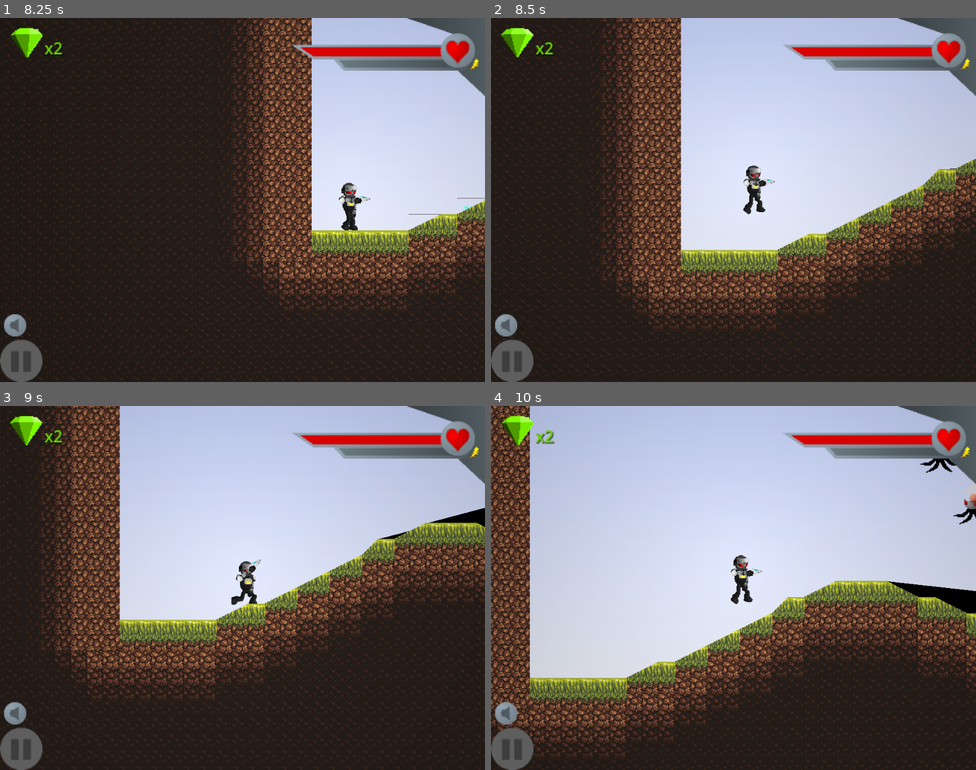
Above: before the commit, frames 1-4 (two rows, left to right).
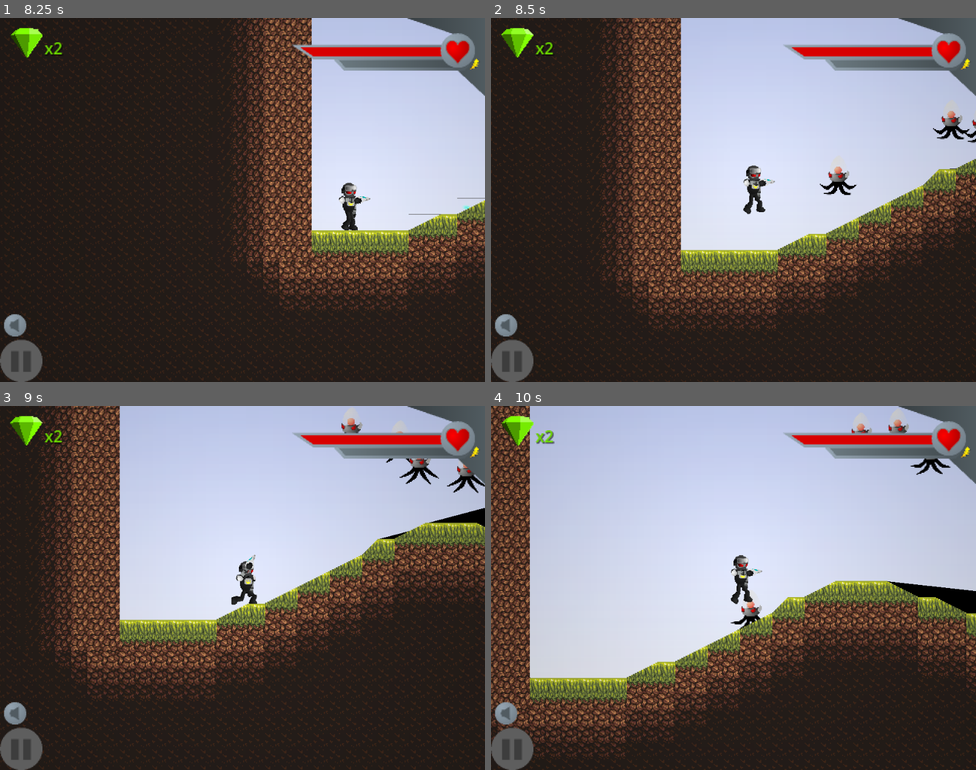
Above: after the commit, the same moments.

Repository: HMI-Studios/Skylands-WFA
Game: Godot game, scene res://ui/Intro.tscn
The game is run twice, just before and just after one commit, with the same random seed, the same clock (stepped at 60 frames per second) and the same inputs. Sound files missing from this copy of the repository are replaced by a short silence.
Inputs (mouse positions are in pixels of both pictures, inside the frame that each line leads up to):
- Up to frame 1 (8.25 s): move the mouse to (349, 181) at 0.52 s; hold C (scope) 0.53-1.28 s; hold Right (move_right) 0.53-2.03 s; click (349, 181) at 0.67 s; tap Up (jump) at 0.77, 1.52, 3.02, 4.52, 5.27, 6.77, 7.52 s; move the mouse to (145, 218) at 1.27 s; tap X (shoot) at 1.35, 5.1, 8.1 s; tap Enter at 2 s; move the mouse to (291, 119) at 2.02 s; hold Left (move_left) 2.03-2.78 s; hold Down (sneak) 2.03-2.78 s; move the mouse to (218, 272) at 2.77 s; hold Right (move_right) 2.78-3.5 s; tap Space (space) at 2.85, 6.6 s; click (218, 272) at 2.92 s; click "New Game" at 3.5 s; move the mouse to (388, 254) at 4.27 s; hold Right (move_right) 4.28-5.03 s; hold C (scope) 4.28-5.03 s; move the mouse to (97, 145) at 5.02 s; hold Left (move_left) 5.03-5.78 s; move the mouse to (266, 200) at 5.77 s; hold Right (move_right) 5.78-6.53 s; hold Down (sneak) 5.78-6.53 s; click (266, 200) at 5.92 s; move the mouse to (169, 109) at 6.52 s; hold Left (move_left) 6.53-8.03 s; move the mouse to (349, 181) at 7.27 s; hold C (scope) 7.28-8.03 s; move the mouse to (145, 218) at 8.02 s; hold Right (move_right) from 8.03 s (still down); click (145, 218) at 8.17 s
- Up to frame 2 (8.5 s): keep holding Right (move_right); tap Up (jump) at 8.27 s
- Up to frame 3 (9 s): keep holding Right (move_right); move the mouse to (291, 507) at 8.77 s; hold Down (sneak) from 8.78 s (still down)
- Up to frame 4 (10 s): keep holding Right (move_right); move the mouse to (709, 660) at 9.52 s; release Down (sneak) at 9.53 s; tap Space (space) at 9.6 s; tap Up (jump) at 9.77 s

Frame 1 is identical in both runs. In frame 2, 0.6% of the frame differs, in the area x 67-100%, y 25-49%; in frame 3, 0.7%; in frame 4, 0.7%, in the area x 49-100%, y 3-62%.

Commit message:
squidlet will attack you

Diff:
--- a/project/scripts/entities/Squidlet.gd
+++ b/project/scripts/entities/Squidlet.gd
@@ -2,11 +2,12 @@
 
 
 var evade_target = null
+var attack_cooldown = 1
+var BASE_SPEED = randf_range(20, 30)
 
 
 func _ready():
-    speed = randf_range(20, 30)
-    print(speed)
+    speed = BASE_SPEED
     $Sprite.play("default")
 
 
@@ -21,6 +22,9 @@
 func _physics_process(delta):
     # Does NOT use super._physics_process, it handles its own movement.
 
+    if attack_cooldown > 0:
+        attack_cooldown = max(attack_cooldown - delta, 0)
+
     var altitude = distance_to_ground()
     if (altitude - (velocity.y * delta)) < 100:
         if not is_on_ceiling():
@@ -29,14 +33,22 @@
         if not is_on_floor():
             velocity += Global.gravity * delta
 
-    if player.aim_angle != null:
-        var diff = (global_position - player.global_position).rotated(randf_range(-0.1, 0.1))
-
-        var is_aimed_at = abs(player.aim_angle - diff.angle()) < 0.1745
+    var diff = (global_position - player.global_position).rotated(randf_range(-0.1, 0.1))
+    var is_aimed_at = player.aim_angle != null and abs(player.aim_angle - diff.angle()) < 0.1745
+    if is_aimed_at or attack_cooldown > 0:
         if is_aimed_at:
-            if diff.length() < 300:
-                velocity.x += speed * sign(diff.x)
-                velocity.y += speed * sign(diff.y)
+            attack_cooldown = max(attack_cooldown, 1)
+            speed = BASE_SPEED * 1.5
+        if diff.length() < (300 if is_aimed_at else 100):
+            velocity.x += speed * sign(diff.x)
+            velocity.y += (speed * sign(diff.y)) - (speed * 0.2)
+    elif diff.length() > 10:
+        speed = BASE_SPEED
+        velocity.x -= speed * sign(diff.x)
+        velocity.y -= speed * sign(diff.y)
+    elif attack_cooldown == 0 and diff.length() < 10:
+        attack_cooldown = 3
+        player.hurt(2)
 
     velocity *= 0.9
 
